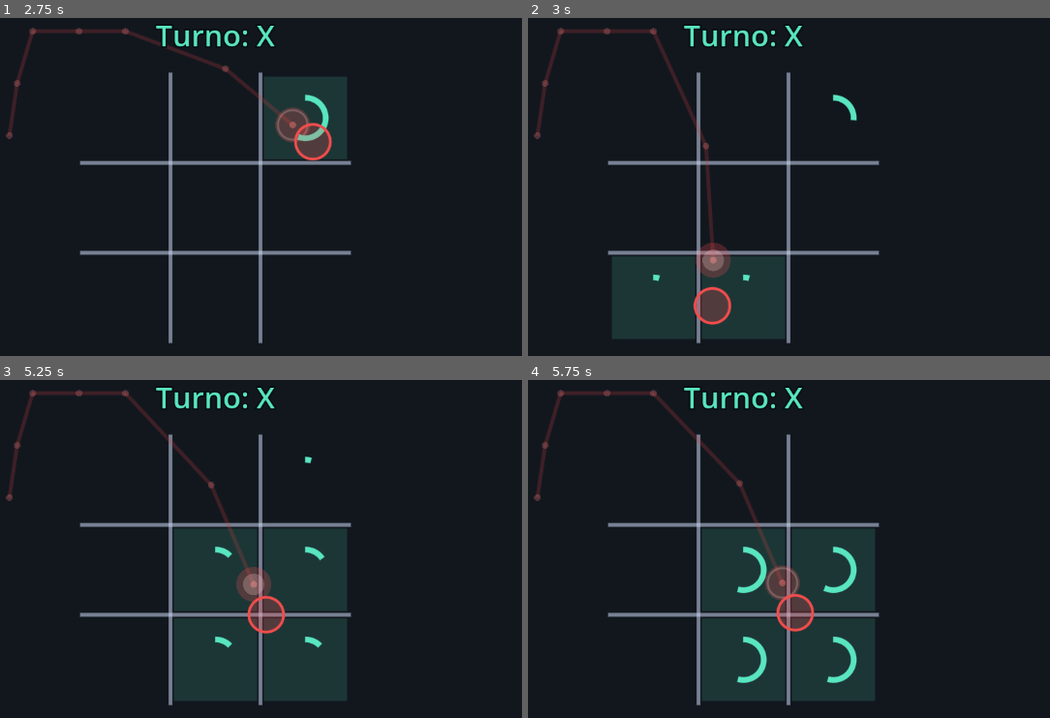
Above: before the commit, frames 1-4 (two rows, left to right).
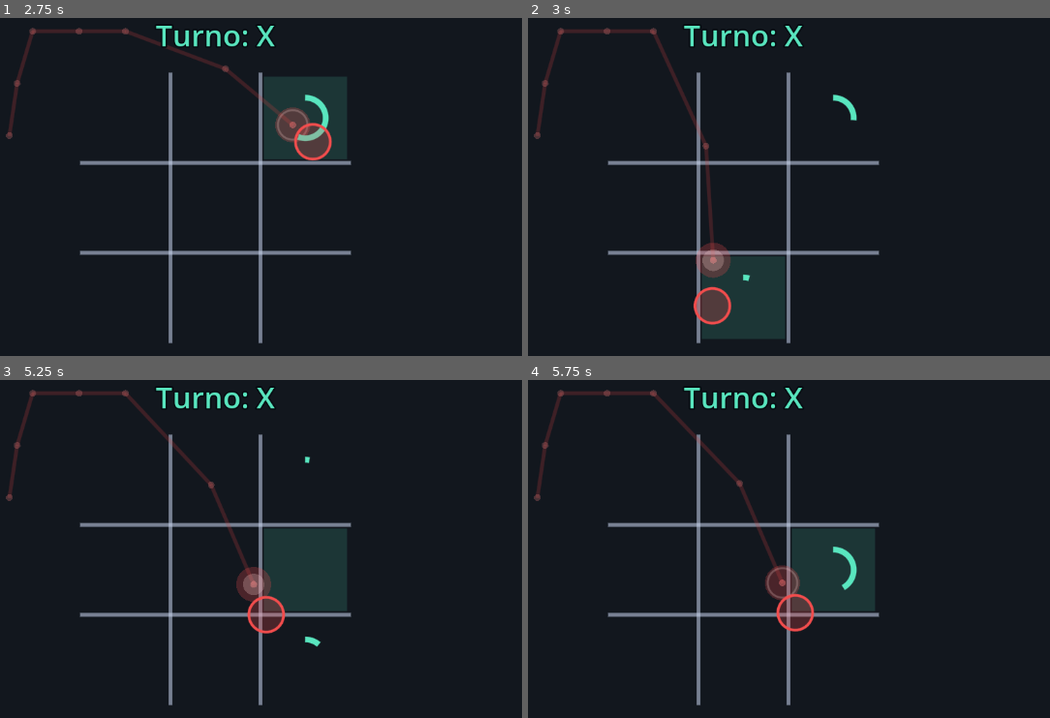
Above: after the commit, the same moments.

Repository: Madlost87/godotai
Game: Godot game, scene res://games/tris/tris.tscn
The game is run twice, just before and just after one commit, with the same random seed, the same clock (stepped at 60 frames per second) and the same inputs. This scene is started directly instead of the project's main scene.
Inputs (mouse positions are in pixels of both pictures, inside the frame that each line leads up to):
- Up to frame 1 (2.75 s): tap Enter (game_start) at 0.5, 1.25, 2 s; move the mouse to (386, 200) at 0.52 s; hold Right (ui_right) 0.53-1.25 s; hold R (body_record_toggle) 0.53-1.25 s; click (386, 200) at 0.67 s; drag from (62, 241) to (125, 119) at 1.27 s; move the mouse to (292, 126) at 2.02 s; hold Right (ui_right) from 2.03 s (still down); hold Enter (game_start) from 2.03 s (still down)
- Up to frame 2 (3 s): release Right (ui_right) at 2.75 s; release Enter (game_start) at 2.75 s; drag from (705, 308) to (742, 119) at 2.77 s
- Up to frame 3 (5.25 s): move the mouse to (448, 647) at 3.52 s; press the mouse at (448, 647) at 3.53 s; hold Left (ui_left) 3.53-4.25 s; release the mouse at (448, 647) at 4.25 s; tap Enter (game_start) at 4.25 s; drag from (outside the picture) to (307, 481) at 4.27 s; move the mouse to (255, 582) at 5.02 s; hold Down (ui_down) from 5.03 s (still down); hold R (body_record_toggle) from 5.03 s (still down); click (255, 582) at 5.17 s
- Up to frame 4 (5.75 s): keep holding Down (ui_down); keep holding R (body_record_toggle)

Frame 1 is identical in both runs. In frame 2, 3.8% of the frame differs, in the area x 16-32%, y 70-95%; in frame 3, 11%; in frame 4, 11%, in the area x 33-67%, y 44-95%.

Commit message:
Tris: la mano a cavallo di due caselle ne segna una sola
- DwellTarget.exclusive_group: nei bersagli dello stesso gruppo una mano conta solo
  per quello più vicino al suo centro (anche se occupato)
- usato per le caselle del Tris e per le schede del menu
- test: caso a cavallo nel Tris, gruppo esclusivo nel core

Co-Authored-By: Claude Opus 5.5 <noreply@anthropic.com>

Diff:
--- a/core/controllers/dwell_target.gd
+++ b/core/controllers/dwell_target.gd
@@ -21,6 +21,12 @@
 @export var accept_parts: PackedStringArray = []
 ## Solo questi giocatori (es. ["p1"]); vuoto = tutti.
 @export var accept_players: PackedStringArray = []
+## Bersagli con lo stesso gruppo si escludono: una mano conta solo per il bersaglio del
+## gruppo più vicino al suo centro, anche se ne tocca più di uno (es. a cavallo di due
+## caselle di una griglia). Vuoto = nessuna esclusione.
+@export var exclusive_group: StringName = &""
+
+static var _groups: Dictionary = {}  # StringName -> Array (DwellTarget)
 
 var progress: float = 0.0
 var _inside: Dictionary = {}  # Area2D -> true
@@ -42,6 +48,20 @@
 	area_exited.connect(func(a: Area2D) -> void: _inside.erase(a))
 
 
+func _enter_tree() -> void:
+	if exclusive_group != &"":
+		if not _groups.has(exclusive_group):
+			_groups[exclusive_group] = []
+		_groups[exclusive_group].append(self)
+
+
+func _exit_tree() -> void:
+	if _groups.has(exclusive_group):
+		_groups[exclusive_group].erase(self)
+		if _groups[exclusive_group].is_empty():
+			_groups.erase(exclusive_group)
+
+
 ## Cambia la dimensione anche dopo che il nodo è nella scena.
 func set_box_size(v: Vector2) -> void:
 	size = v
@@ -59,9 +79,25 @@
 	for a: Area2D in _inside.keys():
 		if not is_instance_valid(a):
 			_inside.erase(a)
-		elif accepts(a):
+		elif accepts(a) and _owns(a):
 			out.append(a)
 	return out
+
+
+## Con un gruppo esclusivo: questa mano "punta" proprio questo bersaglio?
+## (è il più vicino al centro della mano tra quelli del gruppo che la stanno toccando;
+## conta anche se è disattivato: puntare una casella occupata non segna la vicina)
+func _owns(a: Area2D) -> bool:
+	if exclusive_group == &"" or not _groups.has(exclusive_group):
+		return true
+	var my_d := a.global_position.distance_squared_to(global_position)
+	for t: DwellTarget in _groups[exclusive_group]:
+		if t == self or not is_instance_valid(t) or not t._inside.has(a) or not t.accepts(a):
+			continue
+		var d := a.global_position.distance_squared_to(t.global_position)
+		if d < my_d or (d == my_d and t.get_instance_id() < get_instance_id()):
+			return false
+	return true
 
 
 func accepts(a: Area2D) -> bool:
--- a/games/tris/tests/tris_test.gd
+++ b/games/tris/tests/tris_test.gd
@@ -98,7 +98,18 @@
 		g.place(i)
 	_check(g.state == 1 and g.winner == 0 and g.status_label.text.contains("Pareggio"), "pareggio")
 	g.new_game()
-	await _feed_hands(null, null, 0.4)  # il giocatore scade
+	# Mano a cavallo tra la casella 3 e la 4, un po' più verso la 4: si segna solo la 4.
+	var a := _cell(3)
+	var c := _cell(4)
+	var straddle := a.lerp(c, 0.55)
+	var hand_r: float = g.colliders.hand_radius_ratio * _vp.y
+	_check((c - straddle).x * _vp.x < hand_r + g.cell_rect(4).size.x * 0.45 and (straddle - a).x * _vp.x < hand_r + g.cell_rect(3).size.x * 0.45,
+		"(la mano tocca davvero entrambe le caselle)")
+	await _feed_hands(straddle, away, DWELL * 6.0)
+	_check(g.board[4] == 1 and g.board[3] == 0, "a cavallo di due caselle: si segna solo la più vicina (4)")
+	_check(g.board.count(1) + g.board.count(2) == 1, "e una sola: restando lì non si segna l'altra")
+	await _feed_hands(null, null, 0.4)  # la mano esce dalla griglia (il giocatore scade)
+	g.new_game()
 
 
 func _test_contacts_sensor() -> void:
--- a/games/tris/tris_game.gd
+++ b/games/tris/tris_game.gd
@@ -44,6 +44,7 @@
 		var c := DwellTarget.new()
 		c.name = "Cell%d" % i
 		c.dwell_time = dwell_time
+		c.exclusive_group = &"tris_cells"  # a cavallo di due caselle conta solo la più vicina
 		c.selected.connect(_on_cell_selected.bind(i))
 		cells_root.add_child(c)
 		cells.append(c)
--- a/launcher/launcher.gd
+++ b/launcher/launcher.gd
@@ -26,6 +26,7 @@
 	for m in games:
 		var t := DwellTarget.new()
 		t.name = "Card_" + m.id
+		t.exclusive_group = &"launcher_cards"
 		t.selected.connect(launch.bind(m))
 		cards_root.add_child(t)
 		cards.append(t)
--- a/tests/body_controls_test.gd
+++ b/tests/body_controls_test.gd
@@ -201,4 +201,27 @@
 	await _feed_for(bi, 0.5, on_target)
 	_check(who.size() == 1 and who[0] == [&"p1", "e0"], "attivo e senza filtri: selected_by(p1, e0) una volta sola (%s)" % str(who))
 	t.queue_free()
+	# Due bersagli che la stessa mano tocca entrambi: senza gruppo scattano tutti e due,
+	# con un gruppo esclusivo solo il più vicino al centro della mano.
+	var script: GDScript = load("res://core/controllers/dwell_target.gd")
+	for group: StringName in [&"", &"griglia"]:
+		var fired: Array[String] = []
+		var pair: Array[Area2D] = []
+		for k in 2:
+			var d: Area2D = script.new()
+			d.size = vp * 0.3
+			d.position = vp * Vector2(0.4 + 0.25 * k, 0.5)  # si sovrappongono al centro
+			d.dwell_time = 0.25
+			d.exclusive_group = group
+			d.selected.connect(func() -> void: fired.append("AB"[k]))
+			root.add_child(d)
+			pair.append(d)
+		await _feed_for(bi, 0.6, [{"id": "p1", "effectors": {"e0": [0.5, 0.5, 1.0]}}])  # più vicina ad A
+		if group == &"":
+			_check(fired.size() == 2, "senza gruppo: la mano su due bersagli li attiva entrambi (%s)" % str(fired))
+		else:
+			_check(fired == ["A"], "gruppo esclusivo: solo il più vicino (%s)" % str(fired))
+		for d in pair:
+			d.queue_free()
+		await process_frame
 	bc.queue_free()
Not shown, changed: docs/SPEC.md
